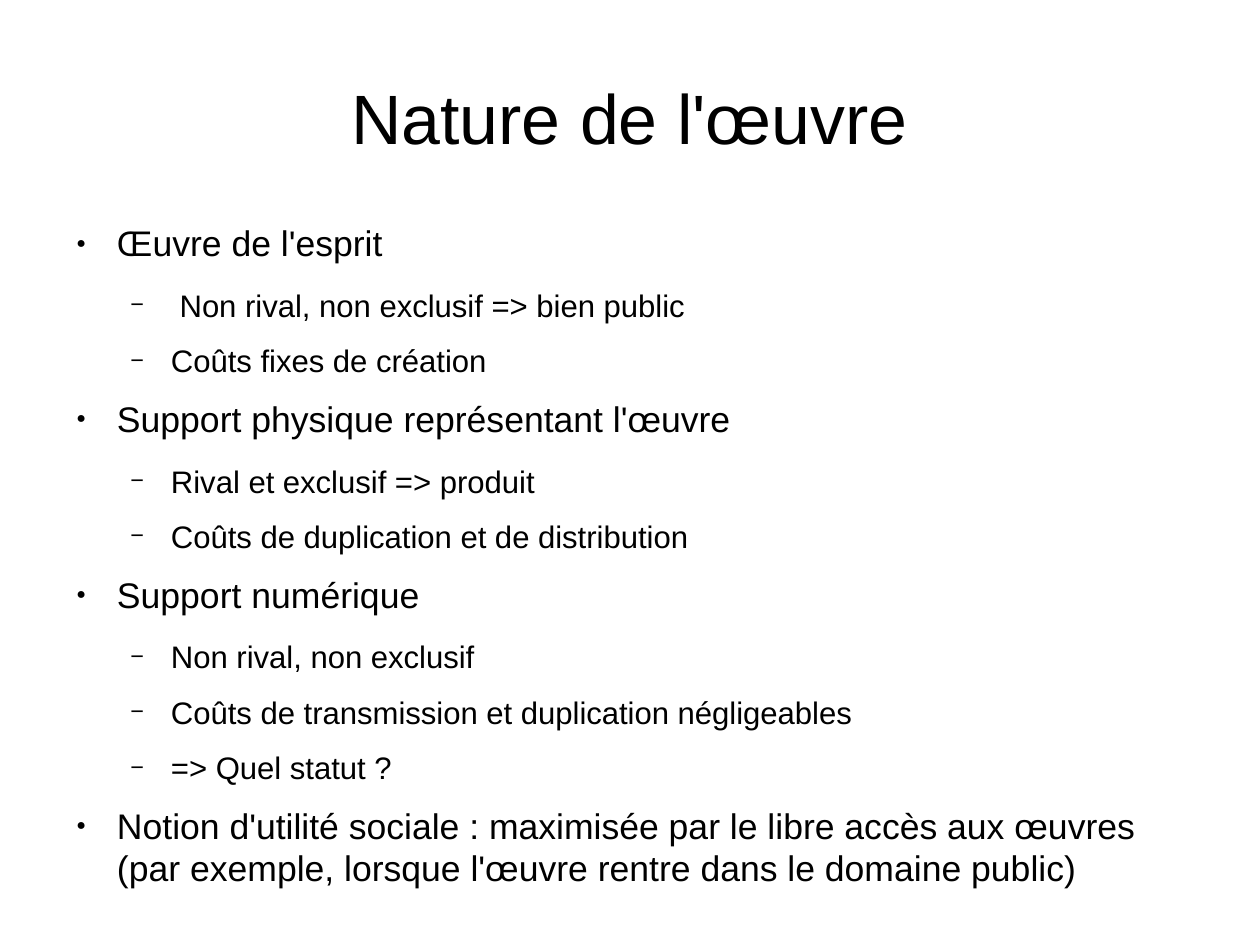
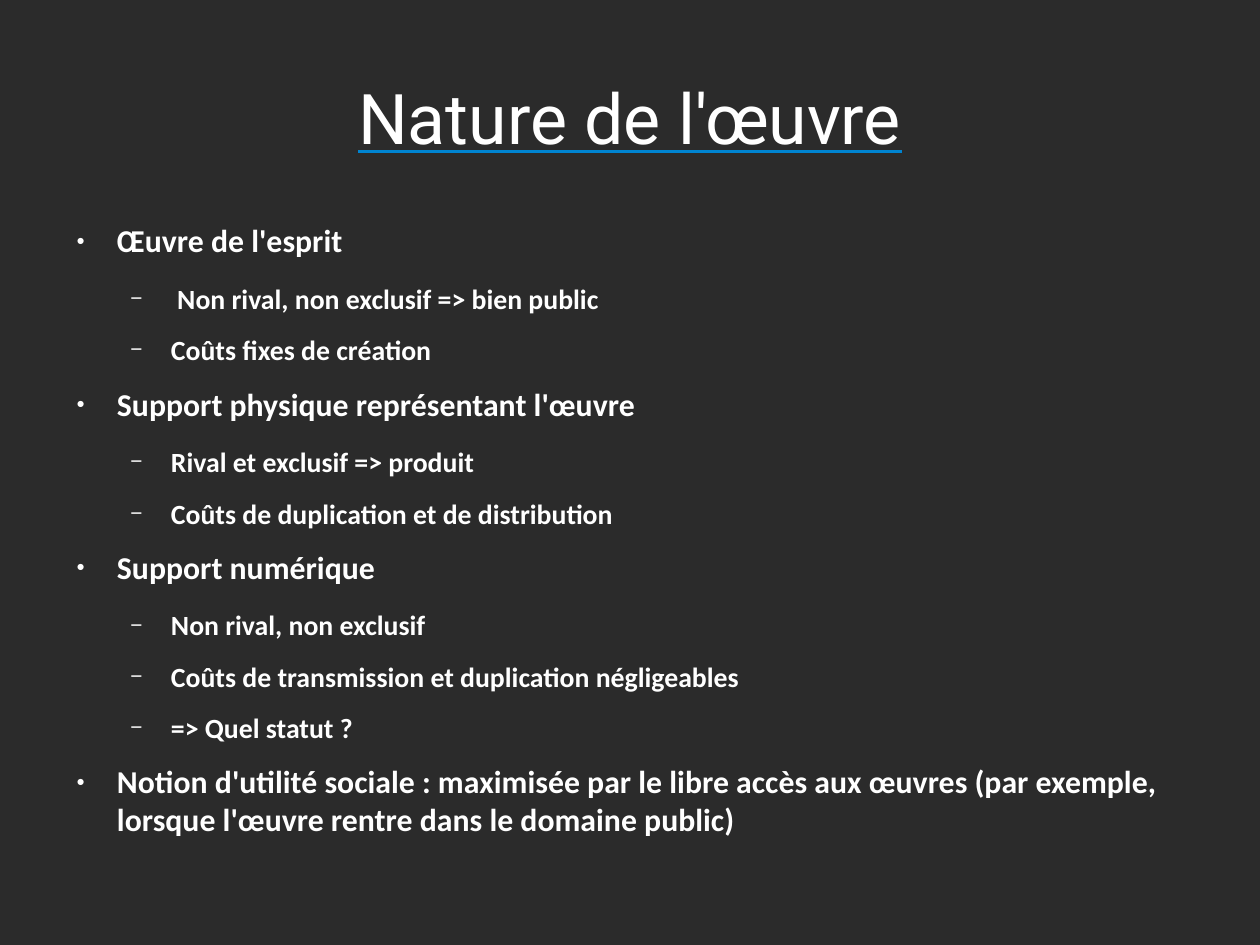
Before and after one commit to Parashp/pph-droit-auteur, a slide deck: slide 6 of soutenance.odp. Drawn at 1260x945 pixels with LibreOffice and Linux fonts; fonts in the diff are those of the drawing; background and template pictures are left out; a plain dark background stands for a picture behind light text. Boxes give left, top, right and bottom in pixels: in the first picture for what was removed or moved away, otherwise in the second. Text is boxed around its words. In the diff, an @@ line names an element or a change of style, - is before the commit and + after.

```diff
--- a/soutenance.odp
+++ b/soutenance.odp
@@ background #FFFFFF to picture (left out) @@
@@ title "Nature de l'œuvre" at [358, 91, 901, 153]: font Arial to Roboto, text colour #000000 to #FFFFFF, underline on @@
@@ text "Œuvre de l'esprit" at [117, 229, 1156, 836]: size 22.4 to 20 pt in "Œuvre de l'esprit", "Support physique représentant l'œuvre", "Support numérique", "Notion d'utilité sociale : maximisée par le ..."; font Arial to Calibri, text colour #000000 to #FFFFFF, bold on; size 19.6 to 17.5 pt in "Non rival, non exclusif => bien public", "Coûts fixes de création", "Rival et exclusif => produit", "Coûts de duplication et de distribution" and 3 more places; bullet colour #000000 to #FFFFFF @@
```
Also in this commit, not shown: 22 other slides changed, 1 slide removed, 1 other file.
